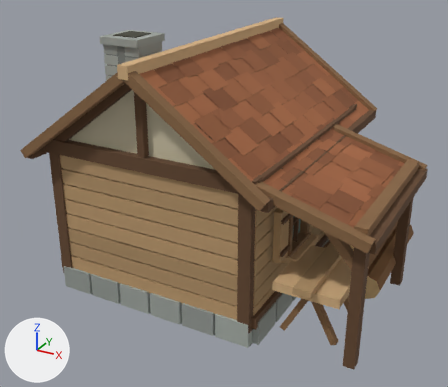
The glTF model client/assets/game_assets/buildings/village/LumberjackHut.glb as it was, and as the next commit left it.
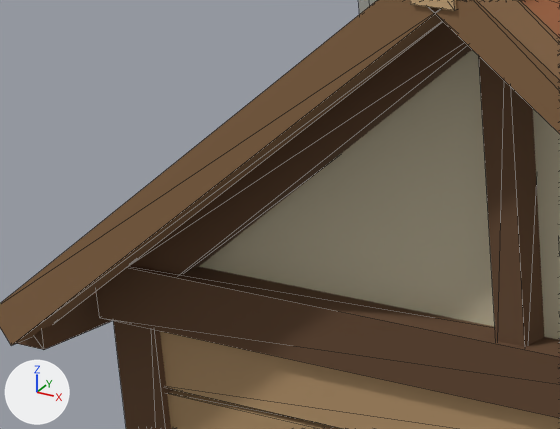
Each version appears first whole from a camera (50 mm lens) standing at (4.32, -8.21, 5.15) and looking at (-0.03, -0.3, 1.2), and next in a close-up on the part from 5% to 34% of the width and 20% to 46% of the height. The axes (+X, +Y, +Z) are drawn at lower left. The lights are the same throughout. The older version's two pictures come first. The close-ups show mesh edges as thin lines. Where no turn or scale is listed for an object, it has been applied to the vertices. Vertices at exactly the same position are counted once.

Before the edit, the objects in view are built like this:
```python
me_lumberjackhut_body = bpy.data.meshes.new('LumberjackHut_Body')
me_lumberjackhut_body.from_pydata(...)  # 2678 vertices, 3200 faces; spans x -2.22..2.85, y -2.32..2.63, z -0.16..3.74
me_lumberjackhut_body.materials.append(mat_lumberjack_palette)
ob_lumberjackhut_body = bpy.data.objects.new('LumberjackHut_Body', me_lumberjackhut_body)
ob_lumberjackhut_body.location = (0.0, 0.0, 0.0)
```
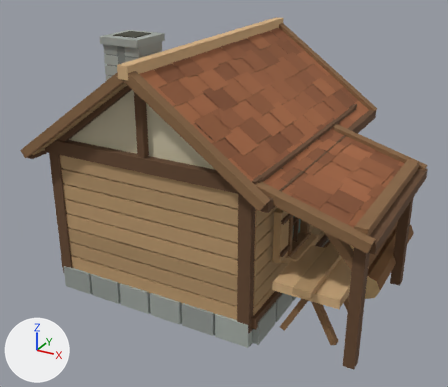
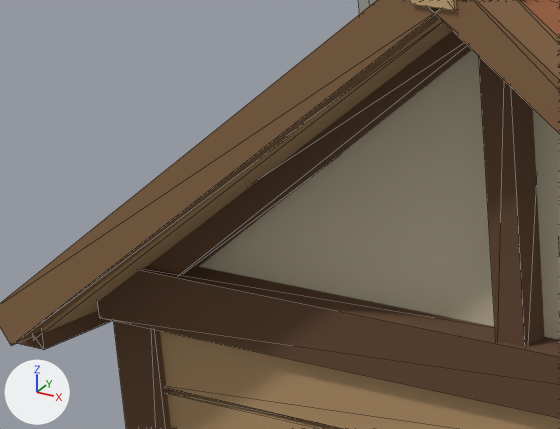
Changed parts and their boxes (x1, y1, x2, y2) in the close-ups (560 x 429 px):
part 1 of me_lumberjackhut_body, added: after (33, 19, 453, 338)

The edits, one by one:
me_lumberjackhut_body is used by ob_lumberjackhut_body; location (0.0, 0.0, 0.0).
me_lumberjackhut_body had 2678 vertices, 3200 faces and spanned x -2.22..2.85, y -2.32..2.63, z -0.16..3.74.
me_lumberjackhut_body now has 2688 vertices, 3230 faces and spans x -2.22..2.85, y -2.32..2.63, z -0.16..3.74.
Part 1, on me_lumberjackhut_body:
10 new vertices lie (0.0, 0.0, -0.06) away from vertices in x -2.13..2.77, y -2.22..2.14, z 1.78..3.43.
30 new faces join them.
